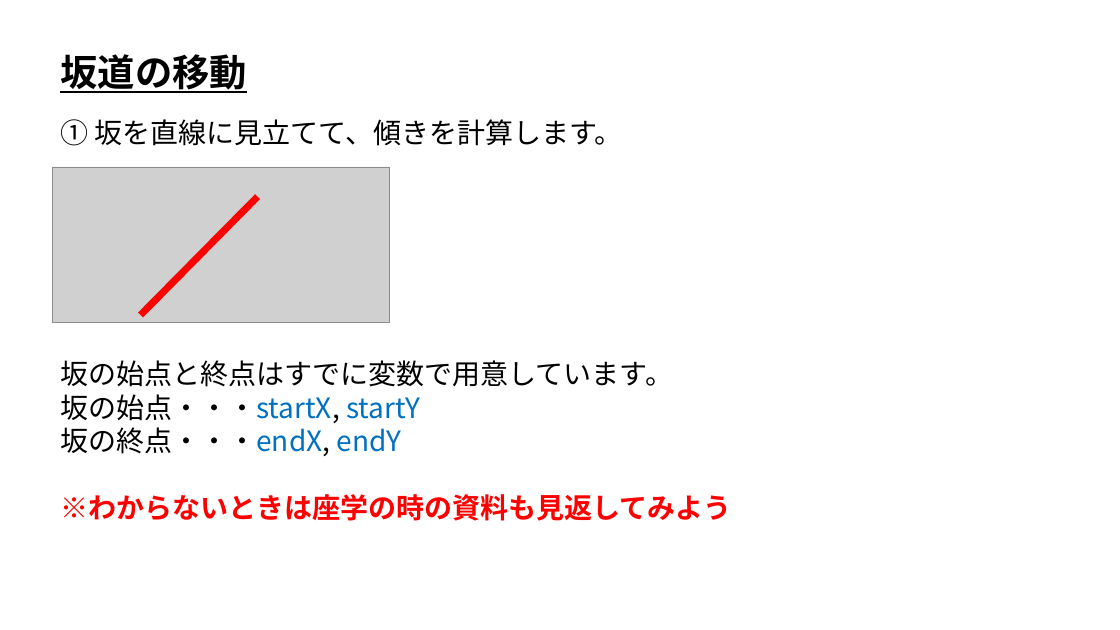
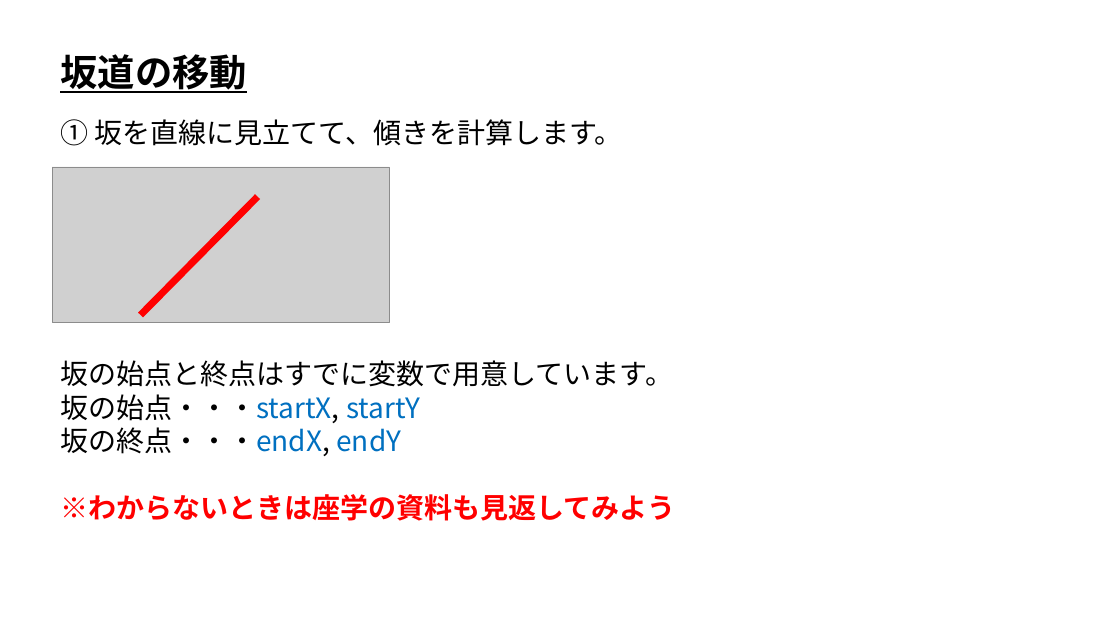
Before and after one commit to ArakiYusuke-Ohara/Textbook, a slide deck: slide 5 of ゲーム科1年/00_前期/ゲームプログラミングⅢ/ゲーム数学/実習/00_坂道の移動.pptx. Drawn at 1120x630 pixels with LibreOffice and Linux fonts; fonts in the diff are those of the drawing; grey boxes stand for pictures. Boxes give left, top, right and bottom in pixels: in the first picture for what was removed or moved away, otherwise in the second. Text is boxed around its words. In the diff, an @@ line names an element or a change of style, - is before the commit and + after.

```diff
--- a/ゲーム科1年/00_前期/ゲームプログラミングⅢ/ゲーム数学/実習/00_坂道の移動.pptx
+++ b/ゲーム科1年/00_前期/ゲームプログラミングⅢ/ゲーム数学/実習/00_坂道の移動.pptx
@@ text at (60, 494, 675, 521): text changed @@
-※わからないときは座学の時の資料も見返してみよう
+※わからないときは座学の資料も見返してみよう
```
Also in this commit, not shown: 3 other slides changed.
